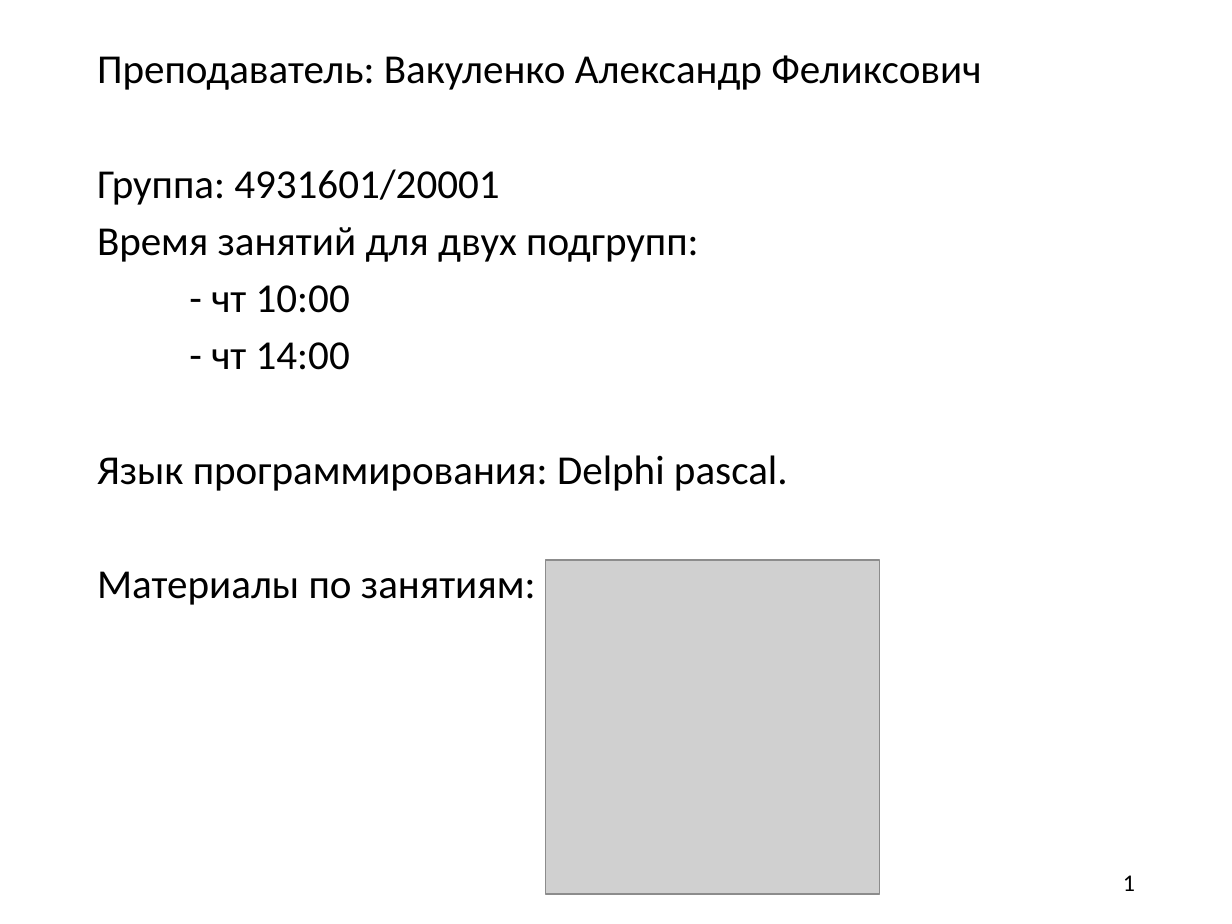
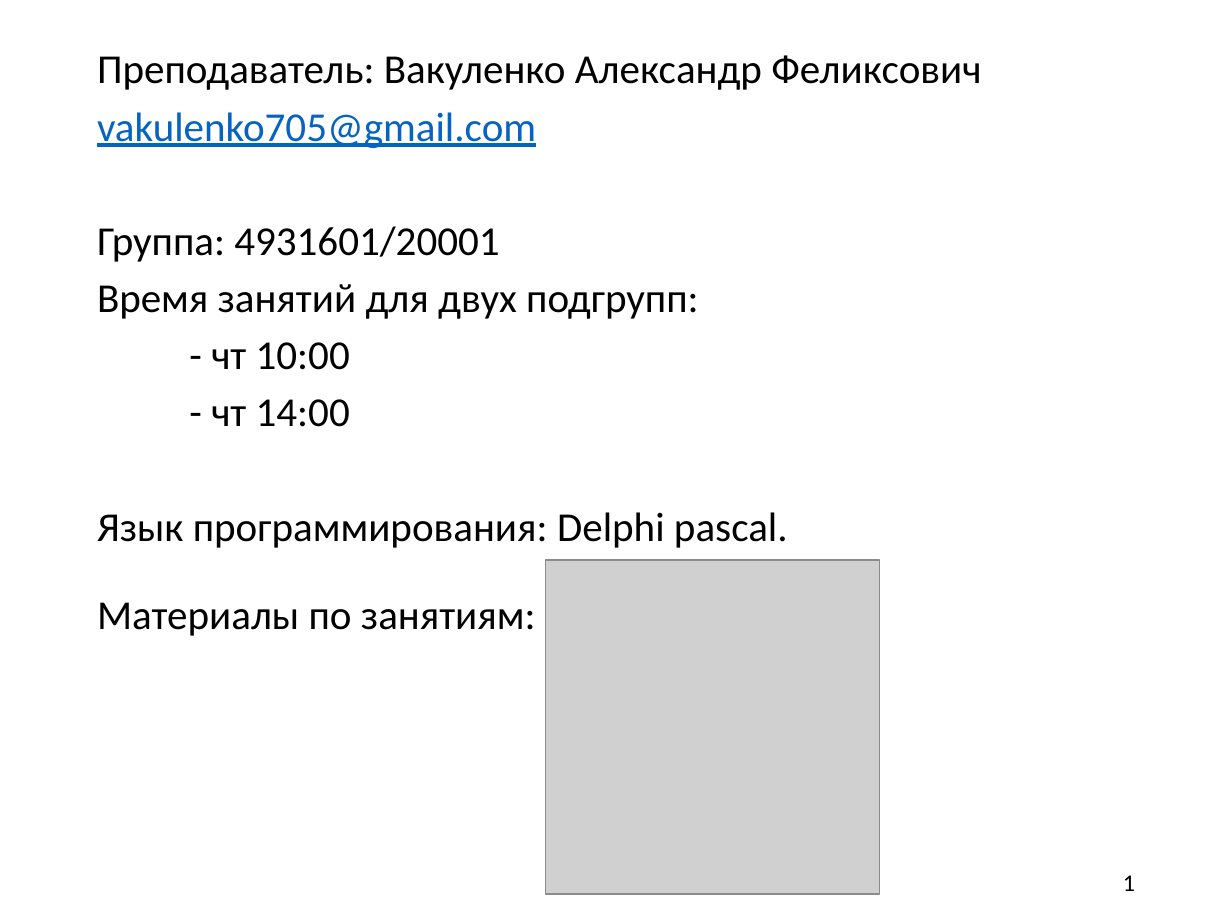
Before and after one commit to AleksandrVakulenko/Pascal_lectures, a slide deck: slide 1 of 1. Введение/1. Введение.pptx. Drawn at 1232x924 pixels with LibreOffice and Linux fonts; fonts in the diff are those of the drawing; grey boxes stand for pictures. Boxes give left, top, right and bottom in pixels: in the first picture for what was removed or moved away, otherwise in the second. Text is boxed around its words. In the diff, an @@ line names an element or a change of style, - is before the commit and + after.

```diff
--- a/1. Введение/1. Введение.pptx
+++ b/1. Введение/1. Введение.pptx
@@ text at [97,112,536,148]: paragraph added @@
+vakulenko705@gmail.com
@@ text at [97,602,536,636]: less space between paragraphs @@
```
Also in this commit, not shown: 2 other slides changed, 4 slides added, 3 other files.
